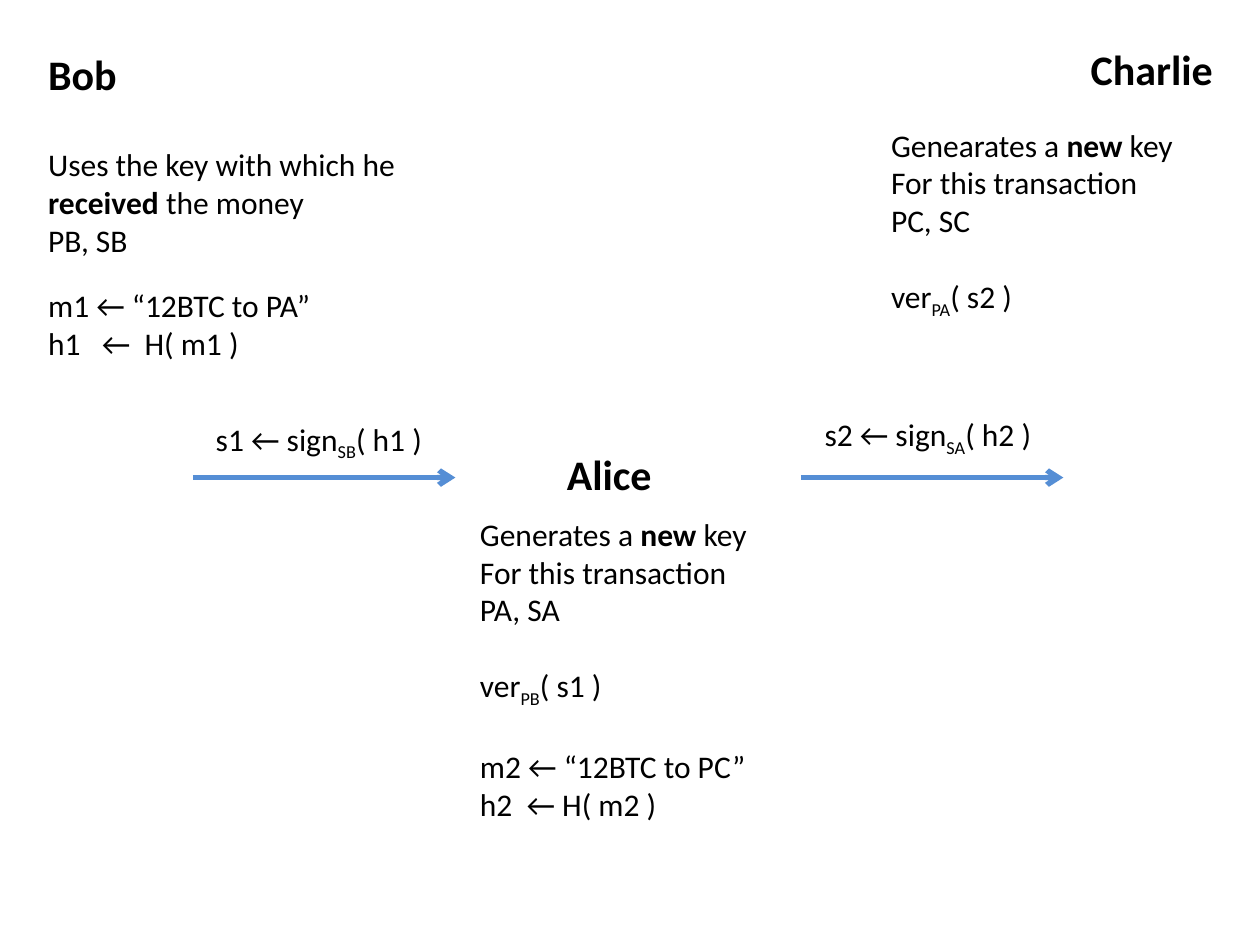
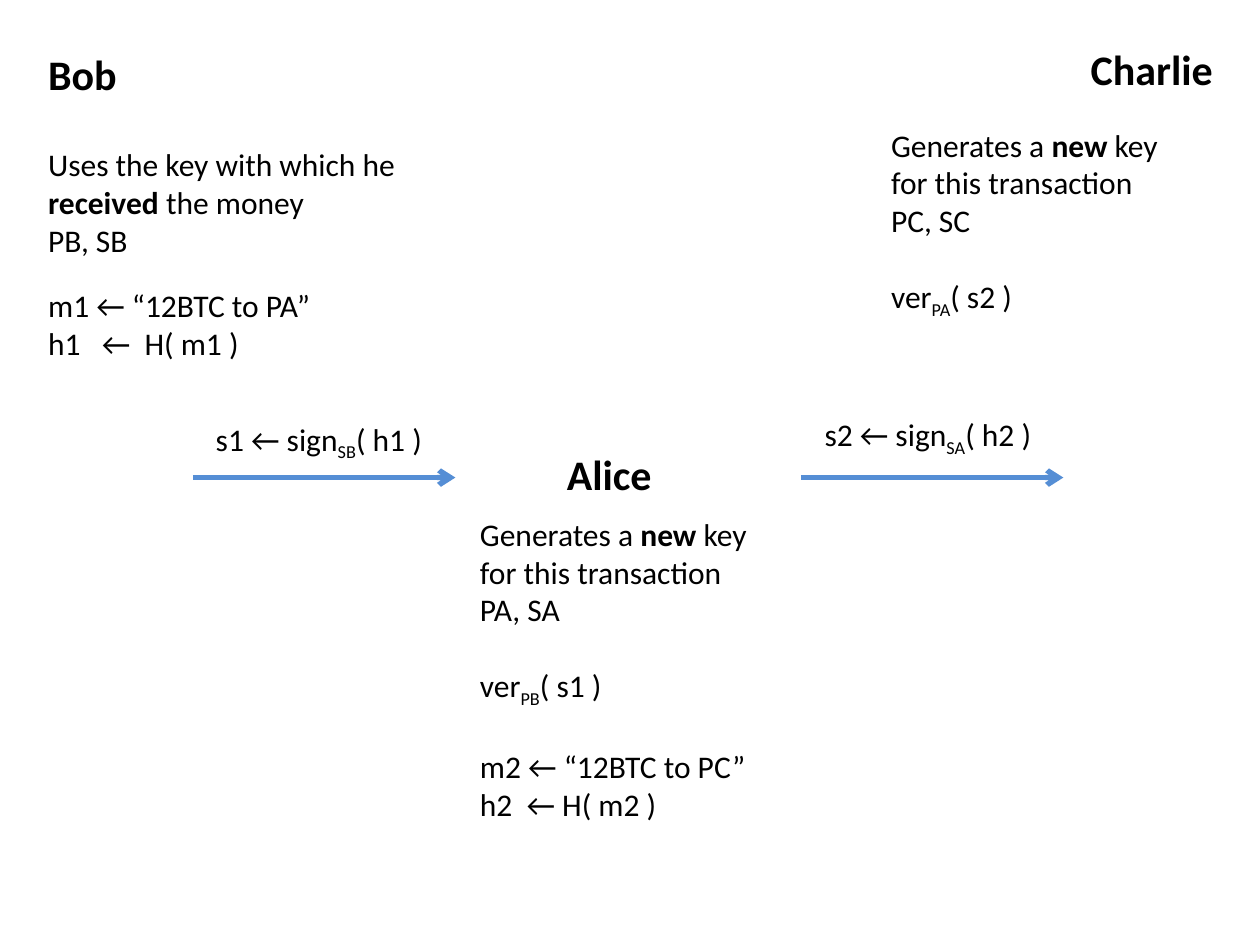
Before and after one commit to dionyziz/ntua-crypto, a slide deck: slide 23 of bitcoin-en.pptx. Drawn at 1260x945 pixels with LibreOffice and Linux fonts; fonts in the diff are those of the drawing. Boxes give left, top, right and bottom in pixels: in the first picture for what was removed or moved away, otherwise in the second. Text is boxed around its words. In the diff, an @@ line names an element or a change of style, - is before the commit and + after.

```diff
--- a/bitcoin-en.pptx
+++ b/bitcoin-en.pptx
@@ text at (891, 135, 1158, 195): text changed @@
-Genearates a new key
-For this transaction
+Generates a new key
+for this transaction
@@ text at (480, 562, 721, 585): text changed @@
-For this transaction
+for this transaction
```
Also in this commit, not shown: 15 other slides changed, 1 other file.
